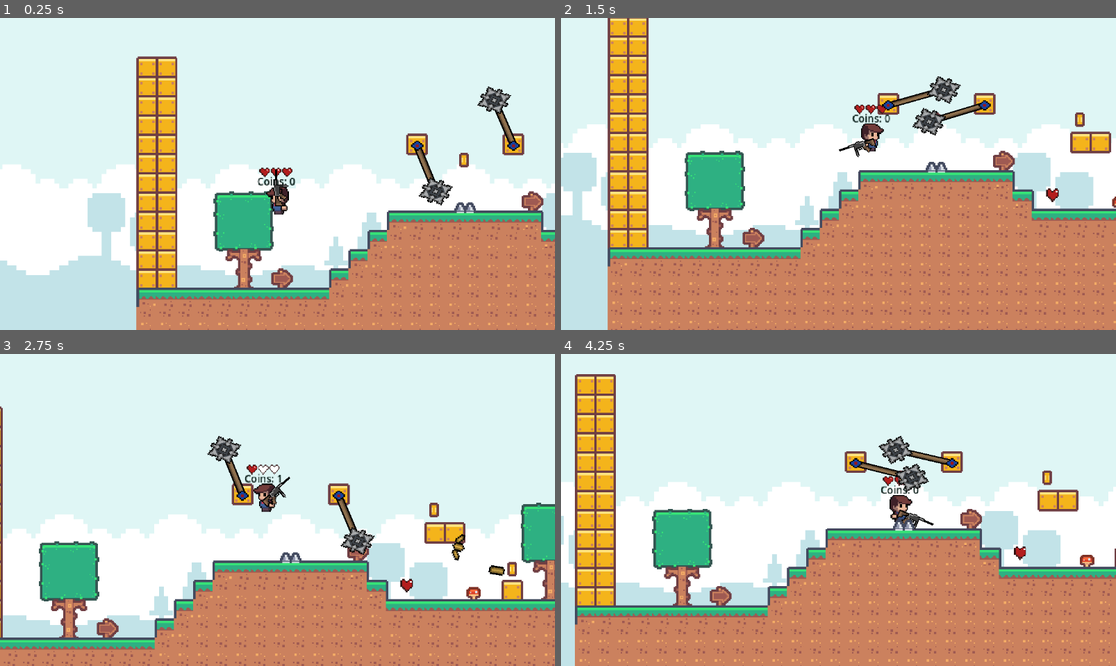
Above: before the commit, frames 1-4 (two rows, left to right).
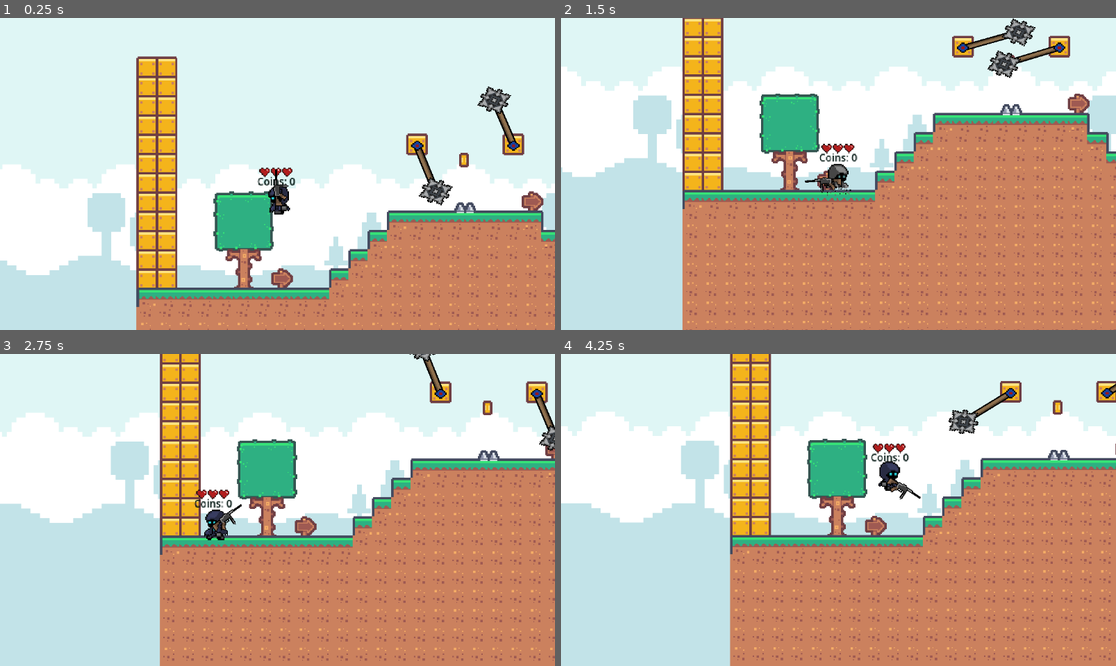
Above: after the commit, the same moments.

Repository: Mark-0909/Echo-Soul-Saver
Game: Godot game, scene res://main.tscn
Two runs of this game, one before a commit and one after it. Both use one fixed random seed, a clock stepped at 60 frames per second and the inputs below.
Inputs (mouse positions are in pixels of both pictures, inside the frame that each line leads up to):
- Up to frame 1 (0.25 s): no input
- Up to frame 2 (1.5 s): move the mouse to (960, 158) at 0.52 s; hold Right (right) from 0.53 s (still down); tap E (transform, bound only after the commit) at 0.6 s; tap Space (jump) at 0.77, 0.8, 1.07, 1.35 s; move the mouse to (727, 189) at 1.27 s
- Up to frame 3 (2.75 s): tap Space (jump) at 1.52, 1.82, 2.3 s; tap E (transform, bound only after the commit) at 1.55 s; move the mouse to (333, 441) at 2.02 s; release Right (right) at 2.03 s; hold A (left) from 2.03 s (still down); click (333, 441) at 2.1 s
- Up to frame 4 (4.25 s): move the mouse to (810, 572) at 2.77 s; release A (left) at 2.78 s; hold Right (right) from 2.78 s (still down); tap E (transform, bound only after the commit) at 2.85, 3.6 s; tap Space (jump) at 3.02, 3.32, 3.77, 3.8, 4.07 s; move the mouse to (1005, 556) at 3.52 s

The runs differ from the first frame. In frame 1, 0.1% of the frame differs, in the area x 47-53%, y 53-64%; in frame 2, 52%; in frame 3, 64%, in the area x 0-100%, y 0-100%; in frame 4, 57%.

Commit message:
up

Diff:
--- a/main.tscn
+++ b/main.tscn
@@ -1,20 +1,20 @@
 [gd_scene load_steps=22 format=4 uid="uid://d27eex70pvot3"]
 
-[ext_resource type="PackedScene" uid="uid://vsnp2ticy0j8" path="res://player.tscn" id="1_4p7vb"]
+[ext_resource type="PackedScene" uid="uid://vsnp2ticy0j8" path="res://node/player.tscn" id="1_4p7vb"]
 [ext_resource type="Texture2D" uid="uid://cyopohrx1pbcb" path="res://assets/tilemap-backgrounds_packed.png" id="1_kllqw"]
-[ext_resource type="Script" path="res://player_life.gd" id="1_xaqab"]
+[ext_resource type="Script" path="res://script/player_life.gd" id="1_xaqab"]
 [ext_resource type="Texture2D" uid="uid://bnus026tmujxp" path="res://assets/tilemap_packed.png" id="2_tfabn"]
-[ext_resource type="PackedScene" uid="uid://ifjihbs82ctv" path="res://killzone.tscn" id="3_eagbo"]
-[ext_resource type="PackedScene" uid="uid://b2xrvpn3e7llv" path="res://gun.tscn" id="4_ahrgt"]
-[ext_resource type="PackedScene" uid="uid://cfamekk0e5l8j" path="res://coin.tscn" id="4_gi38t"]
-[ext_resource type="PackedScene" uid="uid://x6aw3slu6aot" path="res://player_life.tscn" id="5_aoxt2"]
-[ext_resource type="Script" path="res://game_manager.gd" id="6_0hxsx"]
-[ext_resource type="PackedScene" uid="uid://d0a5qb2ue5u0h" path="res://spikes.tscn" id="7_hh8me"]
-[ext_resource type="PackedScene" uid="uid://ccybxu1vb5js" path="res://wreckingball.tscn" id="8_4fj6q"]
+[ext_resource type="PackedScene" uid="uid://ifjihbs82ctv" path="res://node/killzone.tscn" id="3_eagbo"]
+[ext_resource type="PackedScene" uid="uid://b2xrvpn3e7llv" path="res://node/gun.tscn" id="4_ahrgt"]
+[ext_resource type="PackedScene" uid="uid://cfamekk0e5l8j" path="res://node/coin.tscn" id="4_gi38t"]
+[ext_resource type="PackedScene" uid="uid://x6aw3slu6aot" path="res://node/player_life.tscn" id="5_aoxt2"]
+[ext_resource type="Script" path="res://script/game_manager.gd" id="6_0hxsx"]
+[ext_resource type="PackedScene" uid="uid://d0a5qb2ue5u0h" path="res://node/spikes.tscn" id="7_hh8me"]
+[ext_resource type="PackedScene" uid="uid://ccybxu1vb5js" path="res://node/wreckingball.tscn" id="8_4fj6q"]
 [ext_resource type="AudioStream" uid="uid://woh75aaspl3k" path="res://assets/gamover.ogg" id="10_d3aku"]
-[ext_resource type="PackedScene" uid="uid://bytl78fqyhgqo" path="res://enemy.tscn" id="10_hy5xp"]
-[ext_resource type="PackedScene" uid="uid://dlmuympuxml47" path="res://plus_life.tscn" id="13_n5wuo"]
-[ext_resource type="PackedScene" uid="uid://t82kjk8h0m72" path="res://finale.tscn" id="15_4w0n4"]
+[ext_resource type="PackedScene" uid="uid://bytl78fqyhgqo" path="res://node/enemy.tscn" id="10_hy5xp"]
+[ext_resource type="PackedScene" uid="uid://dlmuympuxml47" path="res://node/plus_life.tscn" id="13_n5wuo"]
+[ext_resource type="PackedScene" uid="uid://t82kjk8h0m72" path="res://node/finale.tscn" id="15_4w0n4"]
 
 [sub_resource type="TileSetAtlasSource" id="TileSetAtlasSource_lb0c0"]
 texture = ExtResource("1_kllqw")
--- a/bullet.tscn
+++ b/node/bullet.tscn
@@ -1,14 +1,14 @@
-[gd_scene load_steps=6 format=3 uid="uid://d3cn3egllvc14"]
+[gd_scene load_steps=6 format=3 uid="uid://ceihqhnfpxx51"]
 
-[ext_resource type="Script" path="res://bullet.gd" id="1_ijisu"]
-[ext_resource type="Texture2D" uid="uid://ckwguxwiqpm8d" path="res://assets/bullet.png" id="1_vdc5j"]
-[ext_resource type="Texture2D" uid="uid://tc4hghaq8ay1" path="res://assets/bulletsplash.png" id="2_34w43"]
+[ext_resource type="Script" path="res://script/bullet.gd" id="1_8rtx3"]
+[ext_resource type="Texture2D" uid="uid://ckwguxwiqpm8d" path="res://assets/bullet.png" id="2_igl2h"]
+[ext_resource type="Texture2D" uid="uid://tc4hghaq8ay1" path="res://assets/bulletsplash.png" id="3_mr3tm"]
 
 [sub_resource type="SpriteFrames" id="SpriteFrames_2yvtb"]
 animations = [{
 "frames": [{
 "duration": 1.0,
-"texture": ExtResource("1_vdc5j")
+"texture": ExtResource("2_igl2h")
 }],
 "loop": true,
 "name": &"flying",
@@ -27,7 +27,7 @@
 
 [node name="Bullet" type="Area2D" groups=["Bullet"]]
 scale = Vector2(0.397357, 0.488563)
-script = ExtResource("1_ijisu")
+script = ExtResource("1_8rtx3")
 
 [node name="AnimatedSprite2D" type="AnimatedSprite2D" parent="."]
 position = Vector2(93, 18)
--- a/coin.tscn
+++ b/node/coin.tscn
@@ -1,6 +1,6 @@
 [gd_scene load_steps=7 format=3 uid="uid://cfamekk0e5l8j"]
 
-[ext_resource type="Script" path="res://coin.gd" id="1_7sm8v"]
+[ext_resource type="Script" path="res://script/coin.gd" id="1_7sm8v"]
 [ext_resource type="Texture2D" uid="uid://bnus026tmujxp" path="res://assets/tilemap_packed.png" id="2_xulto"]
 
 [sub_resource type="AtlasTexture" id="AtlasTexture_fw464"]
--- a/enemy.tscn
+++ b/node/enemy.tscn
@@ -1,9 +1,9 @@
 [gd_scene load_steps=9 format=3 uid="uid://bytl78fqyhgqo"]
 
 [ext_resource type="Texture2D" uid="uid://ct3hqmv8vem36" path="res://assets/enemy.png" id="1_2cdoc"]
-[ext_resource type="Script" path="res://enemy.gd" id="1_gjuft"]
+[ext_resource type="Script" path="res://script/enemy.gd" id="1_gjuft"]
 [ext_resource type="Texture2D" uid="uid://0emy5w814rsn" path="res://assets/smoke1.png" id="2_khn8k"]
-[ext_resource type="PackedScene" uid="uid://cpfxig37ynkv" path="res://gunenemy.tscn" id="2_ttnjd"]
+[ext_resource type="PackedScene" uid="uid://cpfxig37ynkv" path="res://node/gunenemy.tscn" id="2_ttnjd"]
 [ext_resource type="Texture2D" uid="uid://bkmc2inl0oa2g" path="res://assets/smoke2.png" id="3_8ulpd"]
 [ext_resource type="Texture2D" uid="uid://dyjex44l5dvb8" path="res://assets/smoke3.png" id="4_gmapi"]
 
--- a/finale.tscn
+++ b/node/finale.tscn
@@ -1,6 +1,6 @@
 [gd_scene load_steps=3 format=3 uid="uid://t82kjk8h0m72"]
 
-[ext_resource type="Script" path="res://finale.gd" id="1_u6l8c"]
+[ext_resource type="Script" path="res://script/finale.gd" id="1_u6l8c"]
 
 [sub_resource type="CapsuleShape2D" id="CapsuleShape2D_j6tam"]
 
--- a/gunenemy.tscn
+++ b/node/gun.tscn
@@ -1,14 +1,14 @@
-[gd_scene load_steps=5 format=3 uid="uid://cpfxig37ynkv"]
+[gd_scene load_steps=5 format=3 uid="uid://b2xrvpn3e7llv"]
 
-[ext_resource type="Script" path="res://gunenemy.gd" id="1_qdcuy"]
-[ext_resource type="Texture2D" uid="uid://r3lgay8ewfah" path="res://assets/firegun.png" id="2_kdwh3"]
-[ext_resource type="Texture2D" uid="uid://ccl8uvdybnvr1" path="res://assets/gun.png" id="3_roxon"]
+[ext_resource type="Script" path="res://script/gun.gd" id="1_80sby"]
+[ext_resource type="Texture2D" uid="uid://ccl8uvdybnvr1" path="res://assets/gun.png" id="1_uje63"]
+[ext_resource type="Texture2D" uid="uid://r3lgay8ewfah" path="res://assets/firegun.png" id="2_nj4fx"]
 
 [sub_resource type="SpriteFrames" id="SpriteFrames_c6qbe"]
 animations = [{
 "frames": [{
 "duration": 1.0,
-"texture": ExtResource("2_kdwh3")
+"texture": ExtResource("2_nj4fx")
 }],
 "loop": false,
 "name": &"fire",
@@ -16,15 +16,15 @@
 }, {
 "frames": [{
 "duration": 1.0,
-"texture": ExtResource("3_roxon")
+"texture": ExtResource("1_uje63")
 }],
 "loop": true,
 "name": &"steady",
 "speed": 5.0
 }]
 
-[node name="EnemyGun" type="Node2D"]
-script = ExtResource("1_qdcuy")
+[node name="Gun" type="Node2D"]
+script = ExtResource("1_80sby")
 
 [node name="AnimatedSprite2D" type="AnimatedSprite2D" parent="."]
 sprite_frames = SubResource("SpriteFrames_c6qbe")
@@ -35,7 +35,7 @@
 flip_v = true
 
 [node name="Marker2D" type="Marker2D" parent="."]
-position = Vector2(86, 0)
+position = Vector2(85, -2)
 
 [node name="ShootTimer" type="Timer" parent="."]
 wait_time = 2.0
--- a/gun.tscn
+++ b/node/gunenemy.tscn
@@ -1,14 +1,14 @@
-[gd_scene load_steps=5 format=3 uid="uid://b2xrvpn3e7llv"]
+[gd_scene load_steps=5 format=3 uid="uid://cpfxig37ynkv"]
 
-[ext_resource type="Script" path="res://gun.gd" id="1_80sby"]
-[ext_resource type="Texture2D" uid="uid://ccl8uvdybnvr1" path="res://assets/gun.png" id="1_uje63"]
-[ext_resource type="Texture2D" uid="uid://r3lgay8ewfah" path="res://assets/firegun.png" id="2_nj4fx"]
+[ext_resource type="Script" path="res://script/gunenemy.gd" id="1_qdcuy"]
+[ext_resource type="Texture2D" uid="uid://r3lgay8ewfah" path="res://assets/firegun.png" id="2_kdwh3"]
+[ext_resource type="Texture2D" uid="uid://ccl8uvdybnvr1" path="res://assets/gun.png" id="3_roxon"]
 
 [sub_resource type="SpriteFrames" id="SpriteFrames_c6qbe"]
 animations = [{
 "frames": [{
 "duration": 1.0,
-"texture": ExtResource("2_nj4fx")
+"texture": ExtResource("2_kdwh3")
 }],
 "loop": false,
 "name": &"fire",
@@ -16,15 +16,15 @@
 }, {
 "frames": [{
 "duration": 1.0,
-"texture": ExtResource("1_uje63")
+"texture": ExtResource("3_roxon")
 }],
 "loop": true,
 "name": &"steady",
 "speed": 5.0
 }]
 
-[node name="Gun" type="Node2D"]
-script = ExtResource("1_80sby")
+[node name="EnemyGun" type="Node2D"]
+script = ExtResource("1_qdcuy")
 
 [node name="AnimatedSprite2D" type="AnimatedSprite2D" parent="."]
 sprite_frames = SubResource("SpriteFrames_c6qbe")
@@ -35,7 +35,7 @@
 flip_v = true
 
 [node name="Marker2D" type="Marker2D" parent="."]
-position = Vector2(85, -2)
+position = Vector2(86, 0)
 
 [node name="ShootTimer" type="Timer" parent="."]
 wait_time = 2.0
--- a/killzone.tscn
+++ b/node/killzone.tscn
@@ -1,6 +1,6 @@
 [gd_scene load_steps=2 format=3 uid="uid://ifjihbs82ctv"]
 
-[ext_resource type="Script" path="res://killzone.gd" id="1_sowu1"]
+[ext_resource type="Script" path="res://script/killzone.gd" id="1_sowu1"]
 
 [node name="killzone" type="Area2D"]
 script = ExtResource("1_sowu1")
--- /dev/null
+++ b/node/player.tscn
@@ -0,0 +1,137 @@
+[gd_scene load_steps=21 format=3 uid="uid://vsnp2ticy0j8"]
+
+[ext_resource type="Script" path="res://script/player.gd" id="1_k0vyt"]
+[ext_resource type="Texture2D" uid="uid://csxwpq4j76axv" path="res://assets/player/ghostidle1.png" id="2_5seh4"]
+[ext_resource type="Texture2D" uid="uid://coovne67lxa6y" path="res://assets/player/ghostidle2.png" id="3_ta57n"]
+[ext_resource type="Texture2D" uid="uid://b7jsxoe66mbyq" path="res://assets/player/ghostidle3.png" id="4_sc1en"]
+[ext_resource type="Texture2D" uid="uid://ct8ycr7nyewxg" path="res://assets/player/creation1.png" id="4_sxj5h"]
+[ext_resource type="Texture2D" uid="uid://b6wfhssjssf31" path="res://assets/player/creation2.png" id="5_r8ktv"]
+[ext_resource type="Texture2D" uid="uid://cna5ux8dxqech" path="res://assets/player/creation3.png" id="6_l43kk"]
+[ext_resource type="Texture2D" uid="uid://xojsa5y2g1r4" path="res://assets/player/creation4.png" id="7_j7omk"]
+[ext_resource type="Texture2D" uid="uid://04f7srixi238" path="res://assets/player/creation5.png" id="8_gtxjg"]
+[ext_resource type="Texture2D" uid="uid://bosfqtlo455o0" path="res://assets/player/creation5.1.png" id="9_x0oog"]
+[ext_resource type="Texture2D" uid="uid://bxk38e6bftinv" path="res://assets/player/creation6.png" id="10_3o4gv"]
+[ext_resource type="Texture2D" uid="uid://dvi1453wk13qn" path="res://assets/player/creation7.png" id="11_sth7j"]
+[ext_resource type="Texture2D" uid="uid://b0ph5m4mjyv3p" path="res://assets/player/creation8.png" id="12_2wn27"]
+[ext_resource type="Texture2D" uid="uid://cbayh1yagnrl0" path="res://assets/player/run1.png" id="14_ry0ol"]
+[ext_resource type="Texture2D" uid="uid://tf53sloo64ls" path="res://assets/player/run2.png" id="15_75vdj"]
+[ext_resource type="Texture2D" uid="uid://lr8qvpjg7bkq" path="res://assets/player/run3.png" id="16_oukyn"]
+[ext_resource type="Texture2D" uid="uid://uxt480ntvpnl" path="res://assets/player/run5.png" id="17_or5pr"]
+
+[sub_resource type="SpriteFrames" id="SpriteFrames_w4a28"]
+animations = [{
+"frames": [{
+"duration": 1.0,
+"texture": ExtResource("2_5seh4")
+}, {
+"duration": 1.0,
+"texture": ExtResource("3_ta57n")
+}, {
+"duration": 1.0,
+"texture": ExtResource("4_sc1en")
+}],
+"loop": true,
+"name": &"ghostidle",
+"speed": 6.0
+}, {
+"frames": [{
+"duration": 1.0,
+"texture": ExtResource("17_or5pr")
+}],
+"loop": true,
+"name": &"idle",
+"speed": 5.0
+}, {
+"frames": [{
+"duration": 1.0,
+"texture": ExtResource("15_75vdj")
+}],
+"loop": true,
+"name": &"jump",
+"speed": 5.0
+}, {
+"frames": [{
+"duration": 1.0,
+"texture": ExtResource("4_sxj5h")
+}, {
+"duration": 1.0,
+"texture": ExtResource("5_r8ktv")
+}, {
+"duration": 1.0,
+"texture": ExtResource("6_l43kk")
+}, {
+"duration": 1.0,
+"texture": ExtResource("7_j7omk")
+}, {
+"duration": 1.0,
+"texture": ExtResource("8_gtxjg")
+}, {
+"duration": 1.0,
+"texture": ExtResource("9_x0oog")
+}, {
+"duration": 1.0,
+"texture": ExtResource("10_3o4gv")
+}, {
+"duration": 1.0,
+"texture": ExtResource("11_sth7j")
+}, {
+"duration": 1.0,
+"texture": ExtResource("12_2wn27")
+}, {
+"duration": 1.0,
+"texture": ExtResource("2_5seh4")
+}],
+"loop": true,
+"name": &"transform",
+"speed": 9.0
+}, {
+"frames": [],
+"loop": true,
+"name": &"untransform",
+"speed": 5.0
+}, {
+"frames": [{
+"duration": 1.0,
+"texture": ExtResource("14_ry0ol")
+}, {
+"duration": 1.0,
+"texture": ExtResource("15_75vdj")
+}, {
+"duration": 1.0,
+"texture": ExtResource("16_oukyn")
+}, {
+"duration": 1.0,
+"texture": ExtResource("15_75vdj")
+}, {
+"duration": 1.0,
+"texture": ExtResource("17_or5pr")
+}],
+"loop": true,
+"name": &"walk",
+"speed": 10.0
+}]
+
+[sub_resource type="CapsuleShape2D" id="CapsuleShape2D_q7luo"]
+radius = 14.0
+height = 34.0
+
+[sub_resource type="Gradient" id="Gradient_cxaek"]
+colors = PackedColorArray(1, 1, 1, 1, 0, 0, 0, 1)
+
+[node name="Node2D" type="CharacterBody2D" groups=["Player"]]
+scale = Vector2(0.83371, 0.861291)
+script = ExtResource("1_k0vyt")
+
+[node name="AnimatedSprite2D" type="AnimatedSprite2D" parent="."]
+scale = Vector2(0.450521, 0.465169)
+sprite_frames = SubResource("SpriteFrames_w4a28")
+animation = &"transform"
+flip_h = true
+
+[node name="CollisionShape2D" type="CollisionShape2D" parent="."]
+position = Vector2(-1, 0)
+shape = SubResource("CapsuleShape2D_q7luo")
+
+[node name="DustTrail" type="Line2D" parent="."]
+default_color = Color(0.451887, 0.313576, 0.207261, 1)
+gradient = SubResource("Gradient_cxaek")
--- a/player_life.tscn
+++ b/node/player_life.tscn
@@ -1,6 +1,6 @@
 [gd_scene load_steps=9 format=3 uid="uid://x6aw3slu6aot"]
 
-[ext_resource type="Script" path="res://player_life.gd" id="1_g33oi"]
+[ext_resource type="Script" path="res://script/player_life.gd" id="1_g33oi"]
 [ext_resource type="Texture2D" uid="uid://d2g52by0wb4yn" path="res://assets/1life.png" id="2_rwaa6"]
 [ext_resource type="Texture2D" uid="uid://b5byxs73y6sk5" path="res://assets/2life.png" id="3_8yfwq"]
 [ext_resource type="Texture2D" uid="uid://10j3gpv35oet" path="res://assets/3life.png" id="4_x5smn"]
--- a/plus_life.tscn
+++ b/node/plus_life.tscn
@@ -1,6 +1,6 @@
 [gd_scene load_steps=7 format=3 uid="uid://dlmuympuxml47"]
 
-[ext_resource type="Script" path="res://plus_life.gd" id="1_kup86"]
+[ext_resource type="Script" path="res://script/plus_life.gd" id="1_kup86"]
 [ext_resource type="Texture2D" uid="uid://cn37j3nlm1v2t" path="res://assets/plus1.png" id="2_xnwbp"]
 [ext_resource type="Texture2D" uid="uid://cwygg0yqh2u48" path="res://assets/plus2.png" id="3_5f1fb"]
 [ext_resource type="Texture2D" uid="uid://di5yjrlwnjda6" path="res://assets/plus3.png" id="4_i20f7"]
--- a/spikes.tscn
+++ b/node/spikes.tscn
@@ -1,7 +1,7 @@
 [gd_scene load_steps=6 format=3 uid="uid://d0a5qb2ue5u0h"]
 
 [ext_resource type="Texture2D" uid="uid://bnus026tmujxp" path="res://assets/tilemap_packed.png" id="1_iiwfq"]
-[ext_resource type="Script" path="res://spikes.gd" id="1_qpktd"]
+[ext_resource type="Script" path="res://script/spikes.gd" id="1_qpktd"]
 
 [sub_resource type="AtlasTexture" id="AtlasTexture_euhfk"]
 atlas = ExtResource("1_iiwfq")
--- a/wreckingball.tscn
+++ b/node/wreckingball.tscn
@@ -1,6 +1,6 @@
 [gd_scene load_steps=9 format=3 uid="uid://ccybxu1vb5js"]
 
-[ext_resource type="Script" path="res://wreckingball.gd" id="1_qp56c"]
+[ext_resource type="Script" path="res://script/wreckingball.gd" id="1_qp56c"]
 [ext_resource type="Texture2D" uid="uid://c4uuvownvh8sv" path="res://assets/rope.png" id="1_v7ig0"]
 [ext_resource type="Texture2D" uid="uid://dyrr6lr7gbtwm" path="res://assets/wreckingball.png" id="2_010ae"]
 [ext_resource type="Texture2D" uid="uid://cxdelb3shwmot" path="res://assets/circler.png" id="3_rk4fm"]
--- a/player.tscn
+++ /dev/null
@@ -1,72 +0,0 @@
-[gd_scene load_steps=9 format=3 uid="uid://vsnp2ticy0j8"]
-
-[ext_resource type="Script" path="res://player.gd" id="1_k0vyt"]
-[ext_resource type="Texture2D" uid="uid://ck8r2pte076gq" path="res://assets/1.png" id="4_htrtc"]
-[ext_resource type="Texture2D" uid="uid://dm7iv71bv8hkf" path="res://assets/2.png" id="5_ah1ur"]
-[ext_resource type="Texture2D" uid="uid://dfwxuid70jdrc" path="res://assets/3.png" id="6_fppbh"]
-[ext_resource type="Texture2D" uid="uid://dkmrla2j4hhyh" path="res://assets/5.png" id="7_f6wob"]
-
-[sub_resource type="SpriteFrames" id="SpriteFrames_w4a28"]
-animations = [{
-"frames": [{
-"duration": 1.0,
-"texture": ExtResource("4_htrtc")
-}],
-"loop": true,
-"name": &"idle",
-"speed": 5.0
-}, {
-"frames": [{
-"duration": 1.0,
-"texture": ExtResource("5_ah1ur")
-}],
-"loop": true,
-"name": &"jump",
-"speed": 5.0
-}, {
-"frames": [{
-"duration": 1.0,
-"texture": ExtResource("4_htrtc")
-}, {
-"duration": 1.0,
-"texture": ExtResource("5_ah1ur")
-}, {
-"duration": 1.0,
-"texture": ExtResource("6_fppbh")
-}, {
-"duration": 1.0,
-"texture": ExtResource("5_ah1ur")
-}, {
-"duration": 1.0,
-"texture": ExtResource("7_f6wob")
-}],
-"loop": true,
-"name": &"walk",
-"speed": 12.0
-}]
-
-[sub_resource type="CapsuleShape2D" id="CapsuleShape2D_q7luo"]
-radius = 14.0
-height = 34.0
-
-[sub_resource type="Gradient" id="Gradient_cxaek"]
-colors = PackedColorArray(1, 1, 1, 1, 0, 0, 0, 1)
-
-[node name="Node2D" type="CharacterBody2D" groups=["Player"]]
-scale = Vector2(0.83371, 0.861291)
-script = ExtResource("1_k0vyt")
-
-[node name="AnimatedSprite2D" type="AnimatedSprite2D" parent="."]
-scale = Vector2(0.450521, 0.465169)
-sprite_frames = SubResource("SpriteFrames_w4a28")
-animation = &"jump"
-frame_progress = 0.443087
-flip_h = true
-
-[node name="CollisionShape2D" type="CollisionShape2D" parent="."]
-position = Vector2(-1, 0)
-shape = SubResource("CapsuleShape2D_q7luo")
-
-[node name="DustTrail" type="Line2D" parent="."]
-default_color = Color(0.451887, 0.313576, 0.207261, 1)
-gradient = SubResource("Gradient_cxaek")
--- a/project.godot
+++ b/project.godot
@@ -41,6 +41,11 @@
 "events": [Object(InputEventMouseButton,"resource_local_to_scene":false,"resource_name":"","device":-1,"window_id":0,"a …(258 unchanged characters)…
 ]
 }
+transform={
+"deadzone": 0.5,
+"events": [Object(InputEventKey,"resource_local_to_scene":false,"resource_name":"","device":-1,"window_id":0,"alt_pressed":false,"shift_pressed":false,"ctrl_pressed":false,"meta_pressed":false,"pressed":false,"keycode":0,"physical_keycode":69,"key_label":0,"unicode":101,"location":0,"echo":false,"script":null)
+]
+}
 
 [rendering]
 
--- a/gun.gd
+++ b/script/gun.gd
@@ -1,7 +1,7 @@
 extends Node2D
 
 var initial_position: float
-const BULLET = preload("res://bullet.tscn")
+const BULLET = preload("res://node/bullet.tscn")
 @onready var muzzle: Marker2D = $Marker2D
 
 func _ready() -> void:
--- a/gunenemy.gd
+++ b/script/gunenemy.gd
@@ -1,7 +1,7 @@
 extends Node2D
 
 var initial_position: float
-const BULLET = preload("res://bullet.tscn")
+const BULLET = preload("res://node/bullet.tscn")
 
 @onready var muzzle: Marker2D = $Marker2D
 @export var is_player_gun: bool = false
--- a/player.gd
+++ b/script/player.gd
@@ -2,12 +2,19 @@
 
 const SPEED = 200.0
 const JUMP_VELOCITY = -300.0
+
 var player_life: int = 6
+var is_ghost = false
+var is_transforming = false
+
 @onready var player_health: Node2D = $PlayerLife
 @onready var game_manager: Node = %gameManager
 @onready var timer: Timer = $"../gameManager/Timer"
 
 func _physics_process(delta: float) -> void:
+	if is_transforming:
+		return  # skip movement during transformation
+
 	if not is_on_floor():
 		velocity += get_gravity() * delta
 
@@ -37,33 +44,28 @@
 	else:
 		velocity.x = move_toward(velocity.x, 0, SPEED)
 
+	# Handle transform input
+	if Input.is_action_just_pressed("transform") and not is_transforming:
+		await start_transform()
+
 	move_and_slide()
 
-func PlusHealth() -> void:
-	if player_life >= 6:
-		return
-	if player_life == 5:
-		player_life += 1
+# -- TRANSFORMATION LOGIC --
+func start_transform() -> void:
+	is_transforming = true
+	velocity = Vector2.ZERO
+
+	if not is_ghost:
+		# Transform into ghost
+		$AnimatedSprite2D.play("transform")
+		await get_tree().create_timer(1.0).timeout
+		$AnimatedSprite2D.play("ghostidle")
+		is_ghost = true
 	else:
-		player_life += 2
-	PlayerState()
+		# Transform back to normal
+		$AnimatedSprite2D.play("untransform")  # <- Create this anim if needed
+		await get_tree().create_timer(1.0).timeout
+		$AnimatedSprite2D.play("idle")
+		is_ghost = false
 
-func MinusHealth() -> void:
-	player_life -= 1
-	PlayerState()
-
-func PlayerState() -> void:
-	print(player_life)
-	if player_life > 0:
-		match player_life:
-			6: $PlayerLife/AnimatedSprite2D.play("default")
-			5: $PlayerLife/AnimatedSprite2D.play("5life")
-			4: $PlayerLife/AnimatedSprite2D.play("4life")
-			3: $PlayerLife/AnimatedSprite2D.play("3life")
-			2: $PlayerLife/AnimatedSprite2D.play("2life")
-			1: $PlayerLife/AnimatedSprite2D.play("1life")
-	else:
-		timer.wait_time = 0.01
-		timer.start()
-		if game_manager.has_method("on_player_death"):
-			game_manager.on_player_death()
+	is_transforming = false
Binary file added: assets/player/ghostidle1.png
Not shown, added: assets/player/ghostidle1.png.import
Binary file added: assets/player/ghostidle2.png
Not shown, added: assets/player/ghostidle2.png.import
Binary file added: assets/player/ghostidle3.png
Not shown, added: assets/player/ghostidle3.png.import
Not shown: 1 places in node/bullet.tscn that only renumber resources
Renamed: bullet.gd -> script/bullet.gd
Renamed: coin.gd -> script/coin.gd
Renamed: enemy.gd -> script/enemy.gd
Renamed: finale.gd -> script/finale.gd
Renamed: game_manager.gd -> script/game_manager.gd
(and 5 more such lines)
